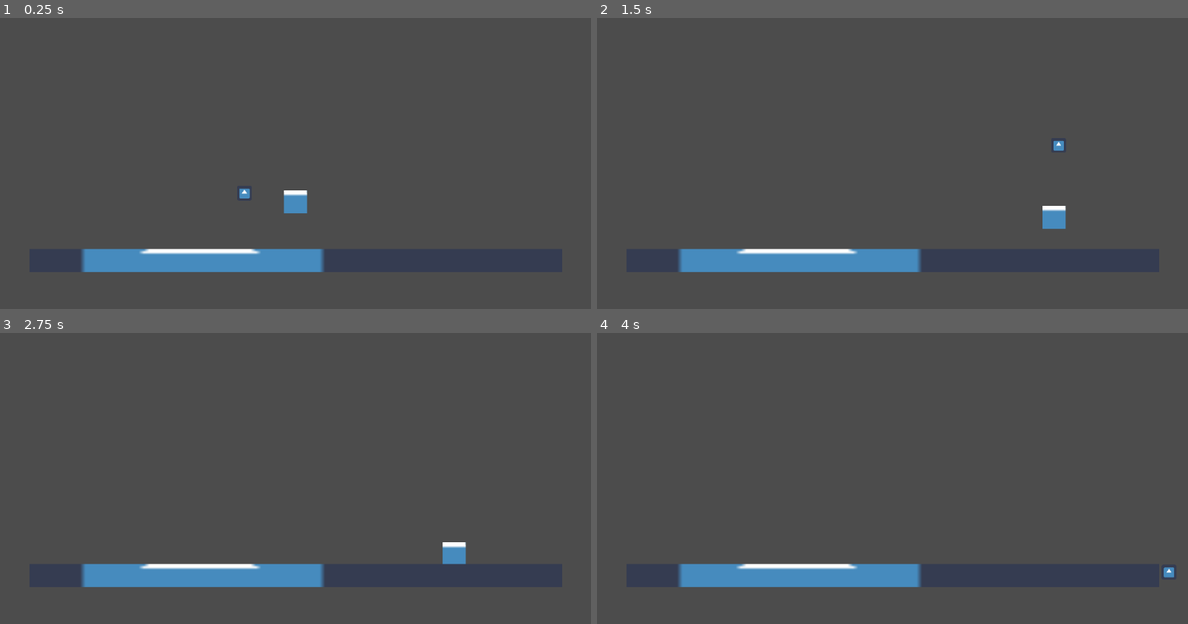
Above: before the commit, frames 1-4 (two rows, left to right).
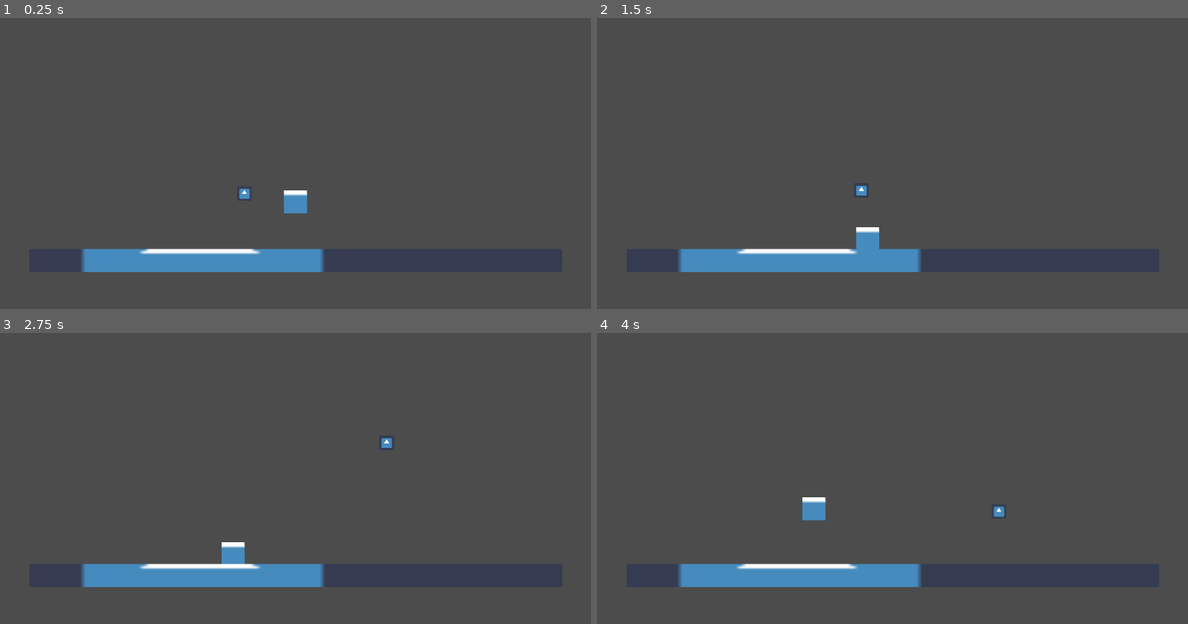
Above: after the commit, the same moments.

Repository: mdrgon1/GWJ-22-Spinzo
Game: Godot game, scene res://Main.tscn
Same seed, same stepped clock (60 frames per second), same inputs: the game is played once before the commit and once after it. The engine's default icon, where the game draws it, is replaced by a stand-in: a white triangle on a blue panel in a dark square.
Inputs:
- Up to frame 1 (0.25 s): no input
- Up to frame 2 (1.5 s): hold X 0.53-1.28 s; hold Right (move_right) from 0.53 s (still down); tap W (jump) at 0.77 s; tap E (throw_ball) at 1.35 s
- Up to frame 3 (2.75 s): tap W (jump) at 1.52 s; tap X at 1.55 s; release Right (move_right) at 2.03 s; hold A (move_left) from 2.03 s (still down); hold X from 2.03 s (still down)
- Up to frame 4 (4 s): release A (move_left) at 2.78 s; release X at 2.78 s; hold Right (move_right) from 2.78 s (still down); tap X at 2.85, 3.8 s; tap W (jump) at 3.02, 3.77 s; hold E (throw_ball) from 3.53 s (still down)

The runs differ from the first frame. In frame 1, less than 0.1% of the frame differs, in the area x 40-43%, y 58-63%; in frame 2, 0.7%, in the area x 43-80%, y 42-80%; in frame 3, 0.7%; in frame 4, 0.4%.

Commit message:
created player swinging state and fixed rps_multiplier
ball can now transfer it's velocity to player, and radial velocity now adjusts itself to rps_multiplier

Diff:
--- a/Project/Ball/Ball.tscn
+++ b/Project/Ball/Ball.tscn
@@ -1,11 +1,10 @@
-[gd_scene load_steps=8 format=2]
+[gd_scene load_steps=7 format=2]
 
 [ext_resource path="res://icon.png" type="Texture" id=1]
 [ext_resource path="res://Ball/Ball.gd" type="Script" id=2]
 [ext_resource path="res://Ball/Movement/Default.gd" type="Script" id=3]
 [ext_resource path="res://Ball/Movement/Movement.gd" type="Script" id=4]
 [ext_resource path="res://Ball/Movement/Throwing.gd" type="Script" id=5]
-[ext_resource path="res://Ball/Movement/Latched.gd" type="Script" id=6]
 
 [sub_resource type="CircleShape2D" id=1]
 radius = 4.25439
@@ -28,6 +27,3 @@
 
 [node name="Throwing" type="Node" parent="Movement"]
 script = ExtResource( 5 )
-
-[node name="Latched" type="Node" parent="Movement"]
-script = ExtResource( 6 )
--- a/Project/Ball/Movement/Default.gd
+++ b/Project/Ball/Movement/Default.gd
@@ -10,7 +10,7 @@
 
 var target_radius : float
 var rotations_per_sec : float
-var rps_multiplier : float = 1.1
+var rps_multiplier : float = 1
 
 func enter(_args):
 	target_radius = MAX_RADIUS
@@ -26,12 +26,10 @@
 	else:	#lerp to MIN_RPS
 		rotations_per_sec += (MIN_RPS - rotations_per_sec) * RPS_LERP * delta
 
+	rotate(delta)
+
 	if(Input.is_action_just_released("throw_ball")):
 		return "Throwing"
-
-	print(target_radius, ", ", rotations_per_sec)
-
-	rotate(delta)
 
 # at a right angle to the vector from player to ball
 func get_tangent():
@@ -43,9 +41,16 @@
 
 	# points the velocity towards target radius, between player and ball
 	root_state.velocity = owner.player.position - (owner.to_player().normalized() * target_radius) - owner.position
+	root_state.velocity *= pow(rps_multiplier, 2)
 
 	# add tangent velocity
 	root_state.velocity += tangent_velocity * get_tangent()
 
-	# somewhat adjuct for player movement
-	root_state.velocity += owner.player.movement.velocity * 0.3
+	if(Input.is_key_pressed(KEY_X)):
+		owner.player.movement.target_velocity = -root_state.velocity
+		root_state.velocity = Vector2(0, 0)
+
+		print(rotations_per_sec)
+	else:
+		# somewhat adjuct for player movement
+		root_state.velocity += owner.player.movement.velocity * 0.3
--- a/Project/Main.tscn
+++ b/Project/Main.tscn
@@ -30,7 +30,9 @@
 region_enabled = true
 region_rect = Rect2( 0, 32, 100, 10 )
 
-[node name="Ball" parent="." instance=ExtResource( 3 )]
+[node name="Ball" parent="." groups=[
+"ball",
+] instance=ExtResource( 3 )]
 position = Vector2( -20.5619, 0 )
 collision_layer = 2
 collision_mask = 2
--- a/Project/Player/Movement/Running.gd
+++ b/Project/Player/Movement/Running.gd
@@ -12,3 +12,6 @@
 
 	if(!owner.is_on_floor()):
 		return "Falling"
+
+	if(Input.is_key_pressed(KEY_X)):
+		return "Swinging"
--- a/Project/Player/Movement/Swinging.gd
+++ b/Project/Player/Movement/Swinging.gd
@@ -1 +1,38 @@
 extends State
+
+func enter(_args):
+	print("Swinging")
+	root_state.vel_lerp = 1
+	root_state.target_velocity = Vector2(0, 0)
+	root_state.velocity = Vector2(0, 0)
+
+func run(delta):
+	pass
+
+#func run(delta):
+#
+#	# get target radius and rps from ball, as well as target position
+#	#var target_radius = owner.ball.movement.default.target_radius
+#	#var rotations_per_second = owner.ball.movement.default.rotations_per_second
+#	#rotations_per_second *= owner.ball.movement.default.rps_multiplier
+#
+#	var target_radius = 10
+#	var rotations_per_second = 100
+#
+#	var target_pos = owner.position
+#
+#	# center target pos around ball and rotate a given amount
+#	target_pos -= owner.ball.position
+#
+#	target_pos = target_pos.rotated(rotations_per_second * 2 * PI * delta)
+#
+#	# scale target position to target radius
+#	target_pos *= target_radius / target_pos.length()
+#
+#	# move target position back
+#	target_pos += owner.ball.position
+#
+#	root_state.target_velocity = target_pos - owner.position
+#
+#	if(!Input.is_key_pressed(KEY_X)):
+#		return "Falling"
--- a/Project/Player/Player.gd
+++ b/Project/Player/Player.gd
@@ -3,6 +3,7 @@
 const UP = Vector2(0, -1)
 
 onready var movement = $Movement
+onready var ball = get_tree().get_nodes_in_group("ball")[0]
 
 func _ready():
 	movement.init()
